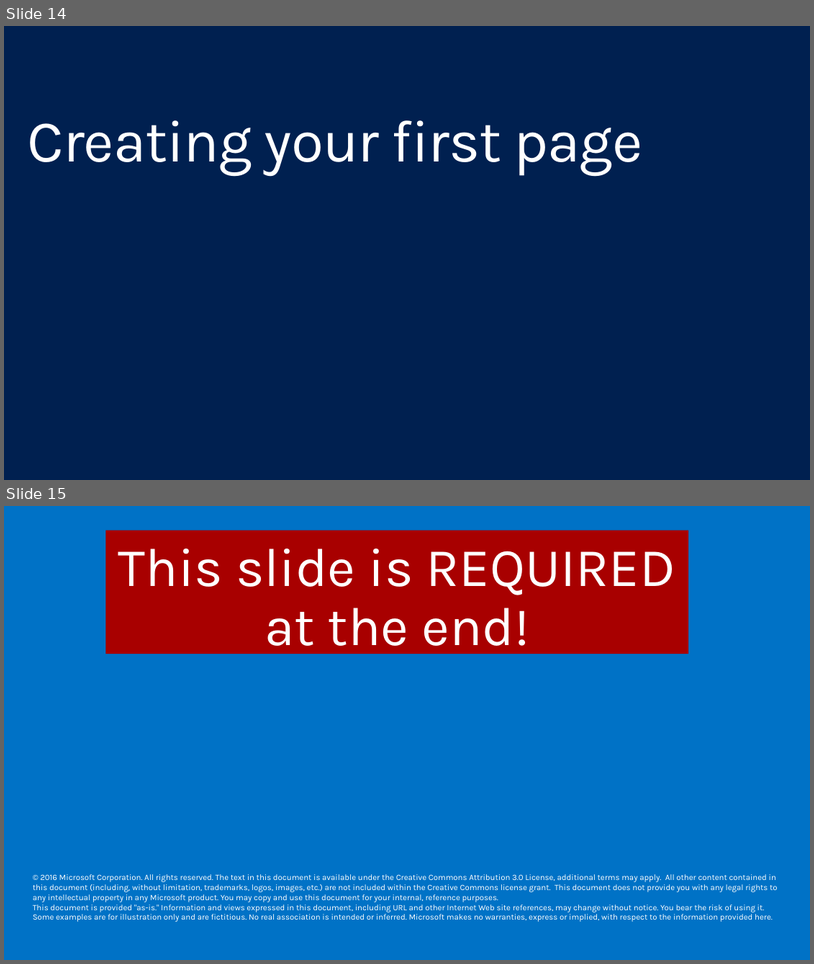
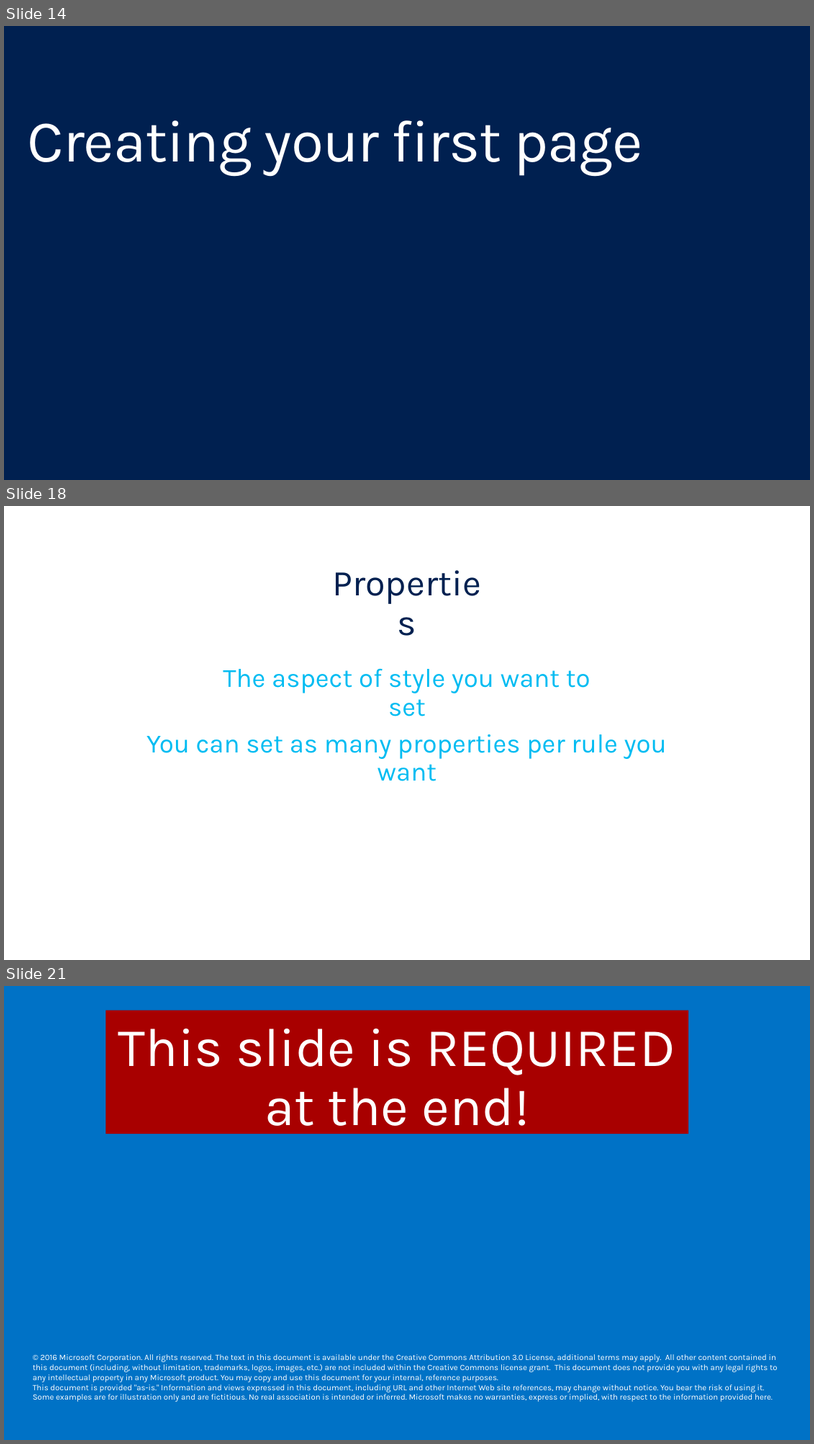
Before and after one commit to yashodha96/html-css-beginners, a slide deck: Slides/2 - Creating your first page.pptx. Shown one above the other, each under a label of ours: slides 14 and 15 before the commit, slides 14, 18 and 21 after it; the slides between them are not shown. The pictures are 814x964 and 814x1444 pixels, drawn with LibreOffice and Linux fonts; fonts in the diff are those of the drawing; background and template pictures are left out. Boxes give left, top, right and bottom in pixels: in the first picture for what was removed or moved away, otherwise in the second. Text is boxed around its words. In the diff, an @@ line names an element or a change of style, - is before the commit and + after.

```diff
--- a/Slides/2 - Creating your first page.pptx
+++ b/Slides/2 - Creating your first page.pptx
@@ slide 18 added at box(4, 506, 810, 960), background #FFFFFF @@
@@ text added at box(313, 555, 501, 614), 44 pt, text #002050 @@
+Properties
@@ text added at box(223, 668, 591, 716), 32 pt, text #00BCF2 @@
+The aspect of style you want to set
@@ text added at box(147, 734, 667, 781), 32 pt, text #00BCF2 @@
+You can set as many properties per rule you want
@@ what was slide 15 is now slide 21 @@
```
Also in this commit, not shown: 3 slides changed, 5 other slides added, 1 other file.
